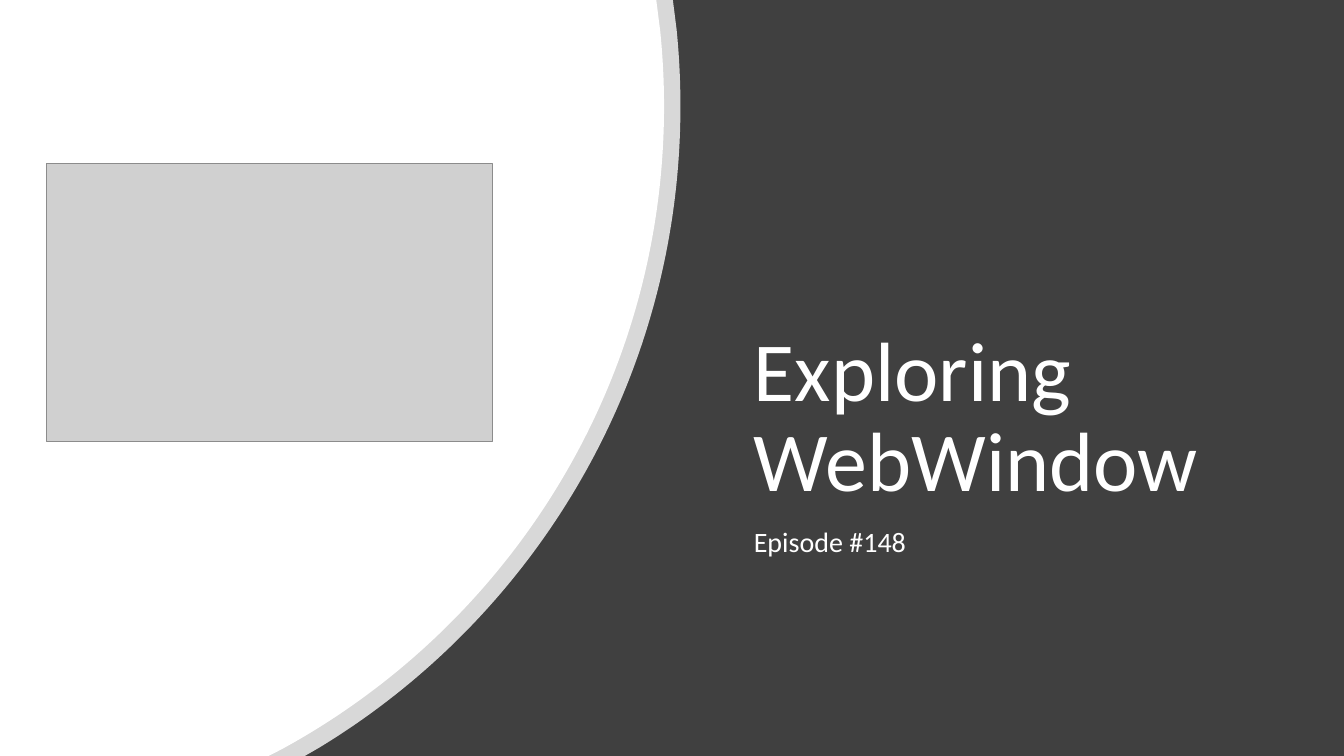
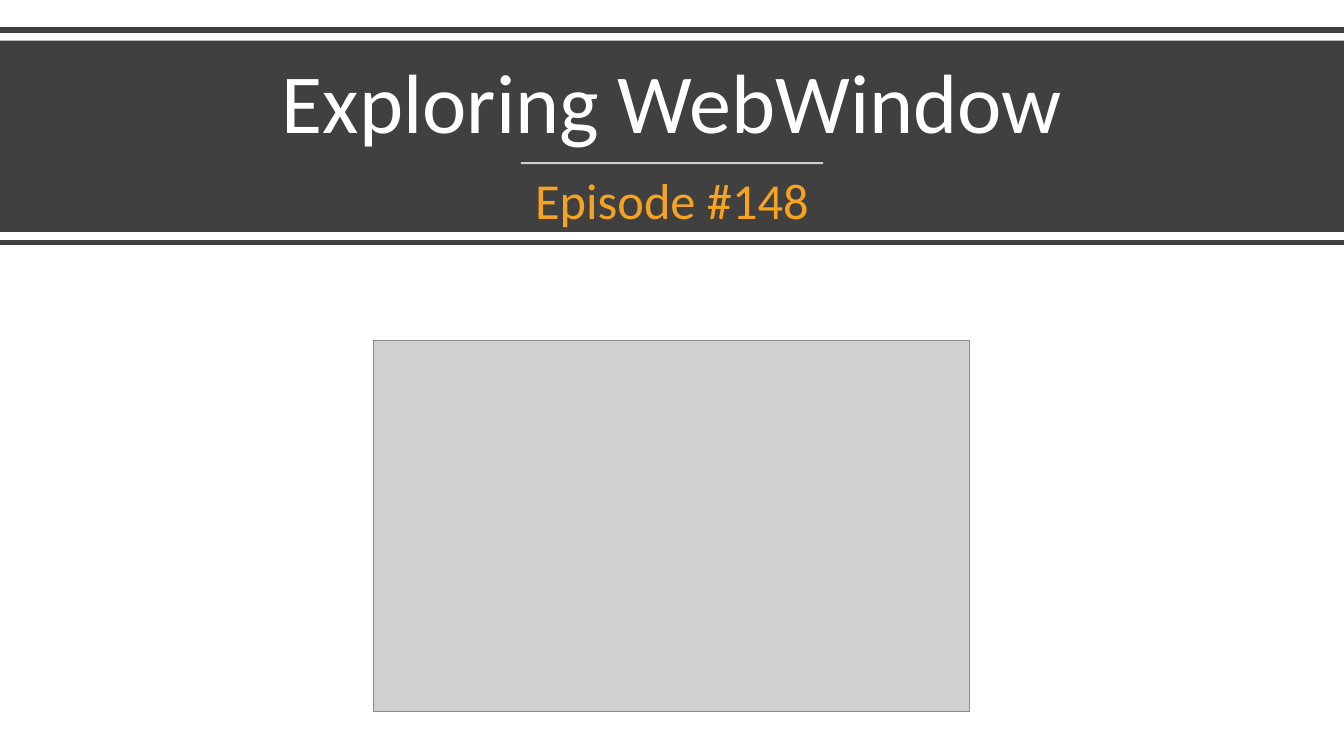
Before and after one commit to AspNetMonsters/website, a slide deck: slide 1 of media/ThumbnailTemplate.pptx. Drawn at 1344x756 pixels with LibreOffice and Linux fonts; fonts in the diff are those of the drawing; grey boxes stand for pictures. Boxes give left, top, right and bottom in pixels: in the first picture for what was removed or moved away, otherwise in the second. Text is boxed around its words. In the diff, an @@ line names an element or a change of style, - is before the commit and + after.

```diff
--- a/media/ThumbnailTemplate.pptx
+++ b/media/ThumbnailTemplate.pptx
@@ freeform shape removed at bbox=[0, 0, 681, 756] @@
@@ freeform shape removed at bbox=[0, 0, 664, 756] @@
@@ rectangle: place and size @@
-rectangle at bbox=[0, 0, 1344, 756]
+rectangle at bbox=[0, 40, 1344, 232]
@@ line added from (0, 30) to (1344, 30), #404040 4 pt @@
@@ title "Exploring WebWindow": place and size @@
-title "Exploring WebWindow" at bbox=[754, 342, 1198, 492]
+title "Exploring WebWindow" at bbox=[282, 74, 1062, 148]
@@ title "Exploring WebWindow" at bbox=[282, 74, 1062, 148]: alignment left to centre @@
@@ subtitle "Episode #148": place and size @@
-subtitle "Episode #148" at bbox=[754, 532, 905, 557]
+subtitle "Episode #148" at bbox=[535, 184, 809, 227]
@@ subtitle "Episode #148" at bbox=[535, 184, 809, 227]: size 20 to 36 pt, text colour #FFFFFF to #F6A322; alignment left to centre @@
@@ line added from (521, 163) to (824, 163), #FFFFFF 1.5 pt @@
@@ line added from (0, 243) to (1344, 243), #404040 4 pt @@
@@ picture: place and size @@
-picture at bbox=[46, 163, 493, 442]
+picture at bbox=[374, 340, 971, 711]
```
Also in this commit, not shown: 1 slide added.
